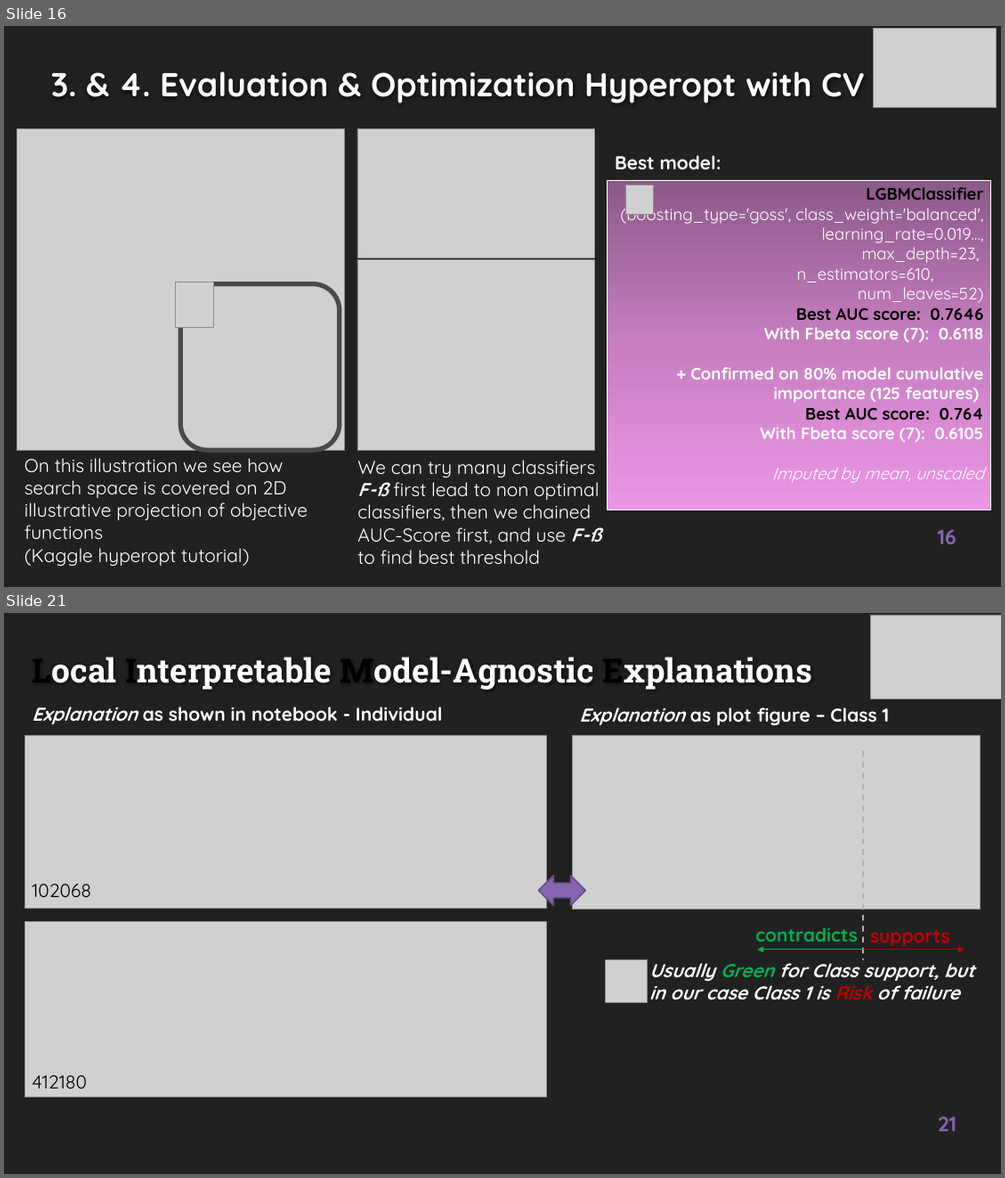
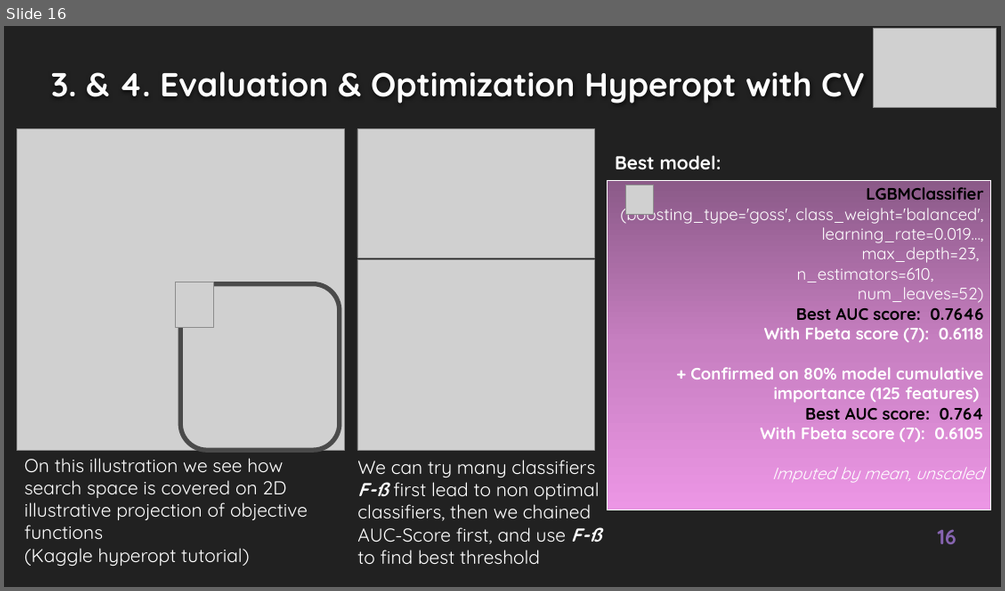
Before and after one commit to EtienneLardeur/P7_Scoring, a slide deck: P7_Support.pptx. Shown one above the other, each under a label of ours: slides 16 and 21 before the commit, slide 16 after it; the slides between them are not shown. The pictures are 1005x1178 and 1005x591 pixels, drawn with LibreOffice and Linux fonts; fonts in the diff are those of the drawing; grey boxes stand for pictures; background and template pictures are left out. Boxes give left, top, right and bottom in pixels: in the first picture for what was removed or moved away, otherwise in the second. Text is boxed around its words. In the diff, an @@ line names an element or a change of style, - is before the commit and + after.

```diff
--- a/P7_Support.pptx
+++ b/P7_Support.pptx
@@ slide 21 removed at bbox=[4, 613, 1001, 1174], background #212121 @@
@@ picture removed at bbox=[870, 615, 1001, 699] @@
@@ title removed at bbox=[32, 657, 813, 690] @@
-Local Interpretable Model-Agnostic Explanations
@@ text removed at bbox=[32, 706, 443, 724] @@
-Explanation as shown in notebook - Individual
@@ text removed at bbox=[579, 707, 890, 725] @@
-Explanation as plot figure – Class 1
@@ picture removed at bbox=[24, 736, 546, 908] @@
@@ picture removed at bbox=[573, 736, 980, 909] @@
@@ line removed from (863, 751) to (863, 959) @@
@@ left right arrow removed at bbox=[539, 876, 586, 906] @@
@@ text removed at bbox=[32, 884, 91, 897] @@
-102068
@@ picture removed at bbox=[24, 921, 546, 1097] @@
@@ text removed at bbox=[755, 927, 858, 941] @@
-contradicts
@@ text removed at bbox=[870, 930, 950, 946] @@
-supports
@@ text removed at bbox=[649, 958, 974, 999] @@
-Usually Green for Class support, but in our case Class 1 is Risk of failure
@@ arrow removed from (863, 949) to (757, 949) @@
@@ arrow removed from (863, 949) to (964, 949) @@
@@ picture removed at bbox=[606, 960, 647, 1002] @@
@@ text removed at bbox=[32, 1075, 87, 1088] @@
-412180
@@ page number removed at bbox=[938, 1116, 956, 1131] @@
-21
```
Also in this commit, not shown: 7 slides changed, 1 slide added, 2 other files.
